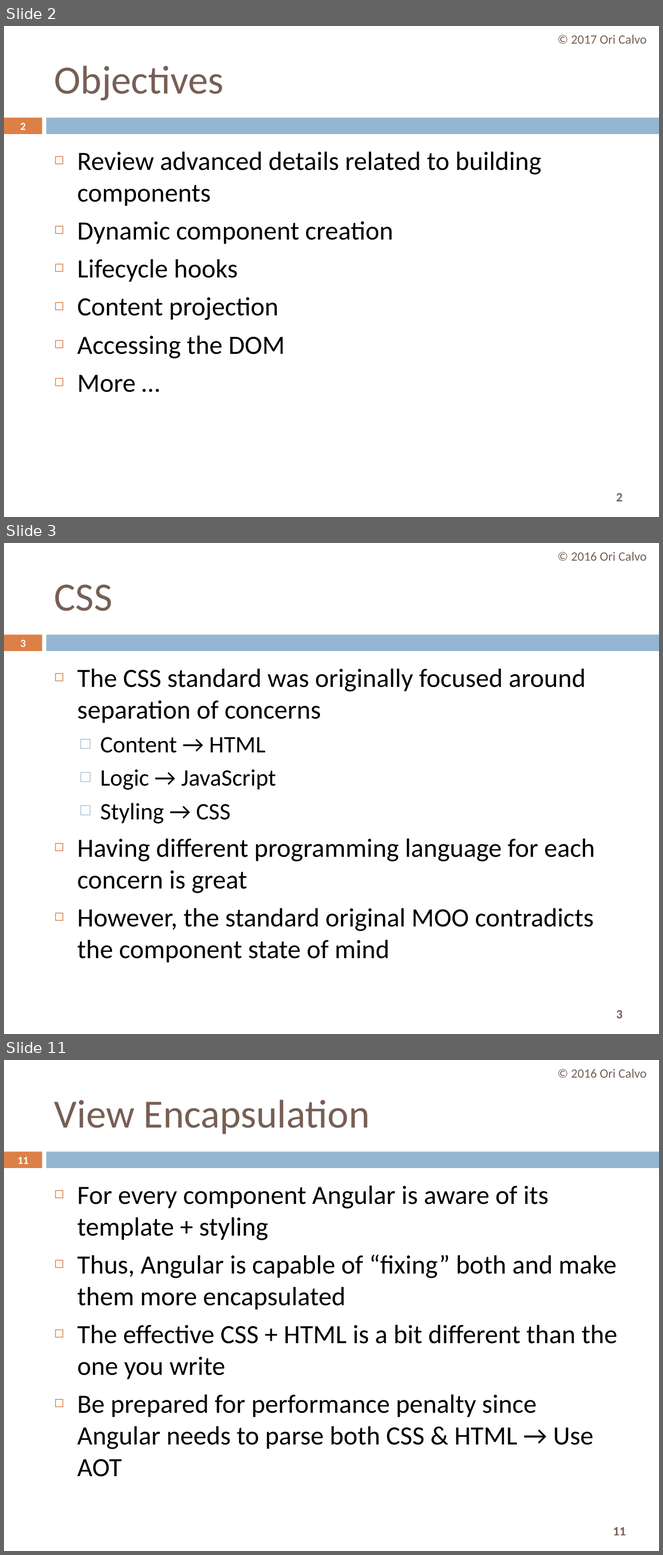
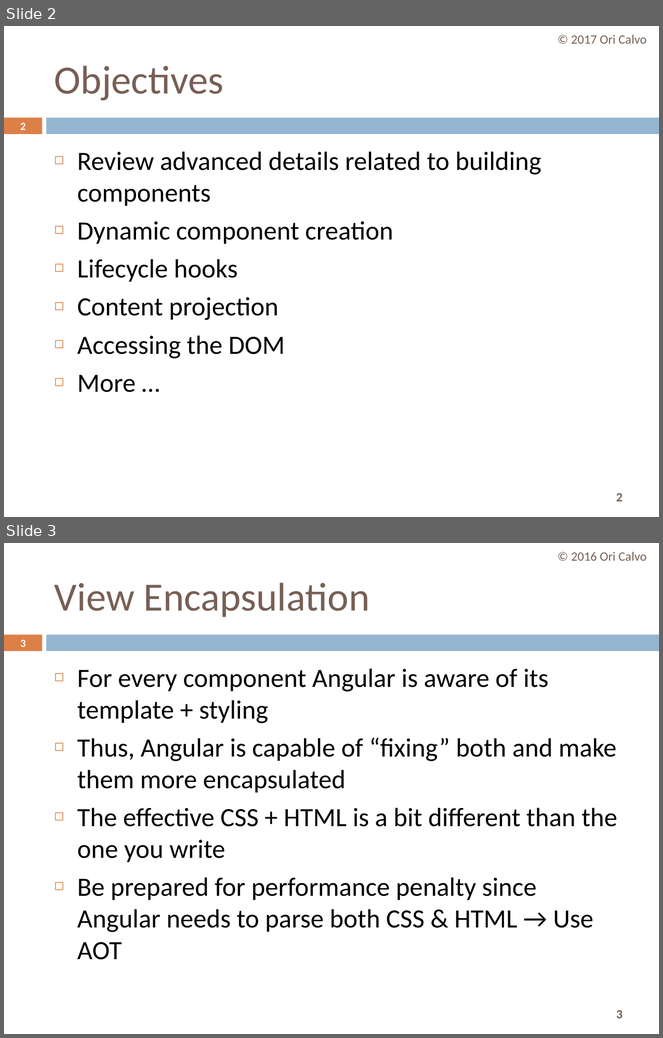
Before and after one commit to oricalvo/course-amdocs-angular, a slide deck: PPTs/06 Advanced Components.pptx. Shown one above the other, each under a label of ours: slides 2, 3 and 11 before the commit, slides 2 and 3 after it; the slides between them are not shown. The pictures are 663x1555 and 663x1038 pixels, drawn with LibreOffice and Linux fonts; fonts in the diff are those of the drawing. Boxes give left, top, right and bottom in pixels: in the first picture for what was removed or moved away, otherwise in the second. Text is boxed around its words. In the diff, an @@ line names an element or a change of style, - is before the commit and + after.

```diff
--- a/PPTs/06 Advanced Components.pptx
+++ b/PPTs/06 Advanced Components.pptx
@@ slide 3 removed at box(4, 543, 659, 1034), background #FFFFFF; not listed: 3 template elements that a slide beside it also shows @@
@@ text removed at box(571, 552, 647, 561) @@
-© 2016 Ori Calvo
@@ title removed at box(54, 585, 113, 611) @@
-CSS
@@ page number removed at box(20, 640, 26, 647) @@
-3
@@ text removed at box(77, 668, 595, 963) @@
-◻ The CSS standard was originally focused around separation of concerns
-  □ Content → HTML
-  □ Logic → JavaScript
-  □ Styling → CSS
-◻ Having different programming language for each concern is great
-◻ However, the standard original MOO contradicts the component state of mind
@@ what was slide 11 is now slide 3 @@
@@ page number at box(20, 640, 26, 647): text changed @@
-11
+3
@@ page number at box(617, 1010, 623, 1019): text changed @@
-11
+3
```
Also in this commit, not shown: 4 slides changed, 28 other slides removed.
